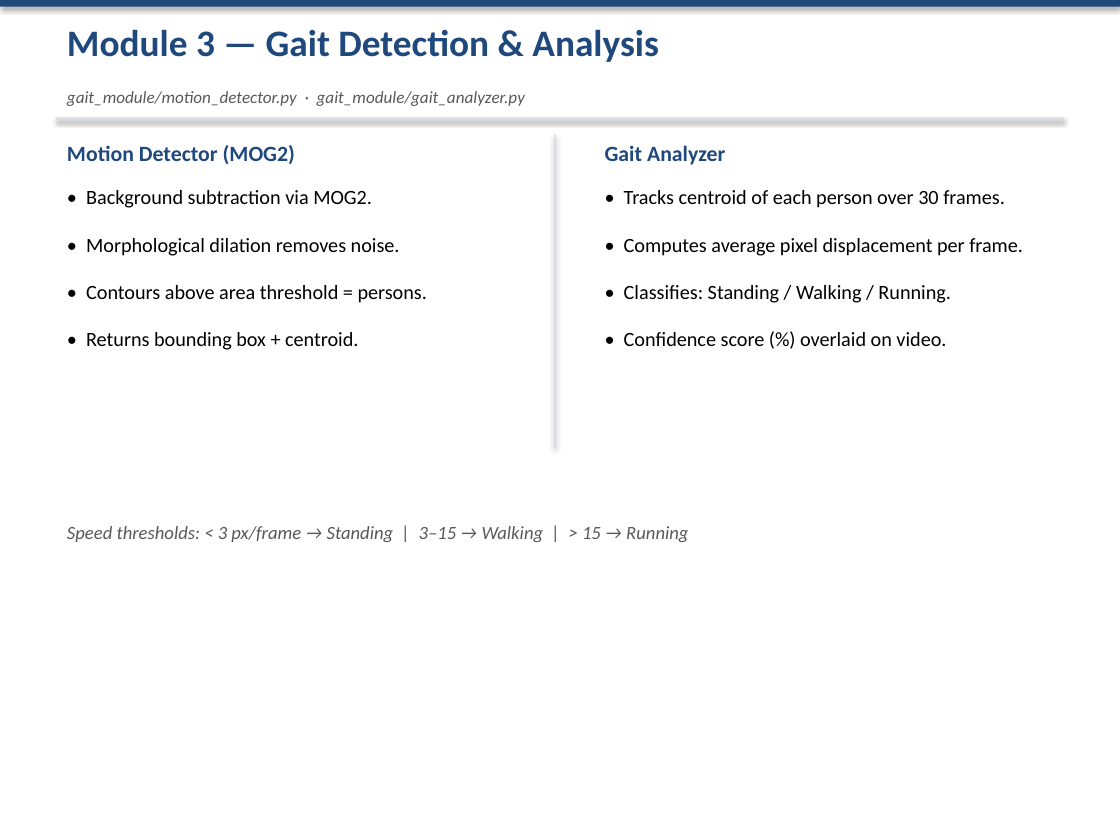
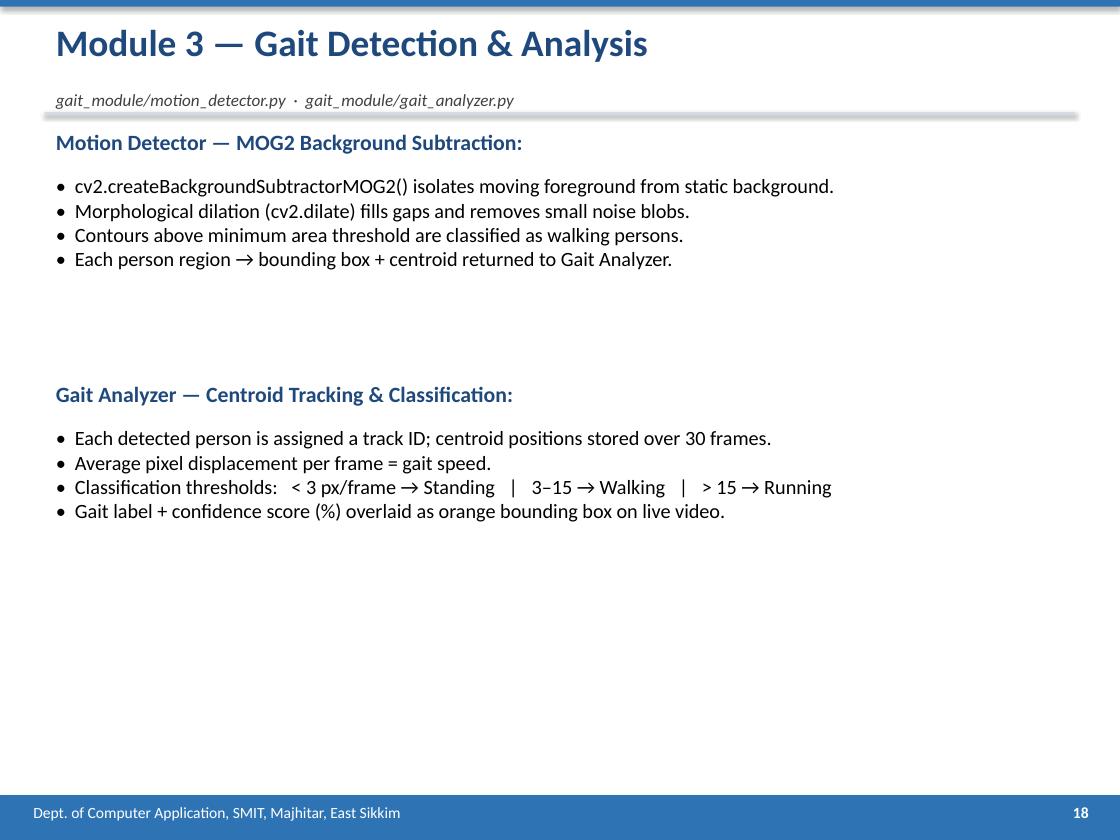
Before and after one commit to prageshdir/FACEE, a slide deck: slide 18 of FACEE_Presentation.pptx (slide 9 before the commit). Drawn at 1120x840 pixels with LibreOffice and Linux fonts; fonts in the diff are those of the drawing. Boxes give left, top, right and bottom in pixels: in the first picture for what was removed or moved away, otherwise in the second. Text is boxed around its words. In the diff, an @@ line names an element or a change of style, - is before the commit and + after.

```diff
--- a/FACEE_Presentation.pptx
+++ b/FACEE_Presentation.pptx
@@ rectangle at (x1=0, y1=0, x2=1120, y2=7): fill #1F497D to #2E74B5 @@
@@ text "Module 3 — Gait Detection ..." moved from (x1=67, y1=29, x2=659, y2=62) to (x1=56, y1=29, x2=648, y2=62) @@
@@ text "gait_module/motion_detector.py · gait_module/gait_analyzer.p ..." moved from (x1=67, y1=91, x2=525, y2=106) to (x1=56, y1=94, x2=513, y2=109) @@
@@ text "gait_module/motion_detector.py · gait_module/gait_analyzer.p ..." at (x1=56, y1=94, x2=513, y2=109): text colour #595959 to #404040 @@
@@ rectangle resized from (x1=56, y1=118, x2=1064, y2=120) to (x1=45, y1=112, x2=1075, y2=114) @@
@@ text at (x1=56, y1=134, x2=523, y2=154): text changed @@
-Motion Detector (MOG2)
+Motion Detector — MOG2 Background Subtraction:
@@ rectangle removed at (x1=554, y1=134, x2=556, y2=448) @@
@@ text removed at (x1=605, y1=145, x2=725, y2=165) @@
-Gait Analyzer
@@ text added at (x1=75, y1=178, x2=835, y2=270), 13 pt, text #000000 @@
+• cv2.createBackgroundSubtractorMOG2() isolates moving foreground from static background.
+• Morphological dilation (cv2.dilate) fills gaps and removes small noise blobs.
+• Contours above minimum area threshold are classified as walking persons.
+• Each person region → bounding box + centroid returned to Gait Analyzer.
@@ text removed at (x1=86, y1=190, x2=372, y2=208) @@
-• Background subtraction via MOG2.
@@ text removed at (x1=624, y1=190, x2=1005, y2=208) @@
-• Tracks centroid of each person over 30 frames.
@@ text removed at (x1=86, y1=238, x2=400, y2=256) @@
-• Morphological dilation removes noise.
@@ text removed at (x1=624, y1=238, x2=1023, y2=256) @@
-• Computes average pixel displacement per frame.
@@ text removed at (x1=86, y1=285, x2=427, y2=303) @@
-• Contours above area threshold = persons.
@@ text removed at (x1=624, y1=285, x2=951, y2=303) @@
-• Classifies: Standing / Walking / Running.
@@ text removed at (x1=86, y1=332, x2=358, y2=350) @@
-• Returns bounding box + centroid.
@@ text removed at (x1=624, y1=332, x2=946, y2=346) @@
-• Confidence score (%) overlaid on video.
@@ text added at (x1=56, y1=386, x2=513, y2=406), 14 pt, text #1F497D, bold @@
+Gait Analyzer — Centroid Tracking & Classification:
@@ text at (x1=75, y1=431, x2=831, y2=522): text changed; size 12 to 13 pt; text colour #595959 to #000000; italic off @@
-Speed thresholds: < 3 px/frame → Standing | 3–15 → Walking | > 15 → Running
+• Each detected person is assigned a track ID; centroid positions stored over 30 frames.
+• Average pixel displacement per frame = gait speed.
+• Classification thresholds: < 3 px/frame → Standing | 3–15 → Walking | > 15 → Running
+• Gait label + confidence score (%) overlaid as orange bounding box on live video.
@@ rectangle added at (x1=0, y1=795, x2=1120, y2=840), fill #2E74B5 @@
@@ text added at (x1=33, y1=807, x2=401, y2=821), 10 pt, text #FFFFFF @@
+Dept. of Computer Application, SMIT, Majhitar, East Sikkim
@@ text added at (x1=1073, y1=807, x2=1089, y2=818), 10 pt, text #FFFFFF, bold @@
+18
```
Also in this commit, not shown: 4 other slides changed, 19 slides added, 10 slides removed, 1 other file.
